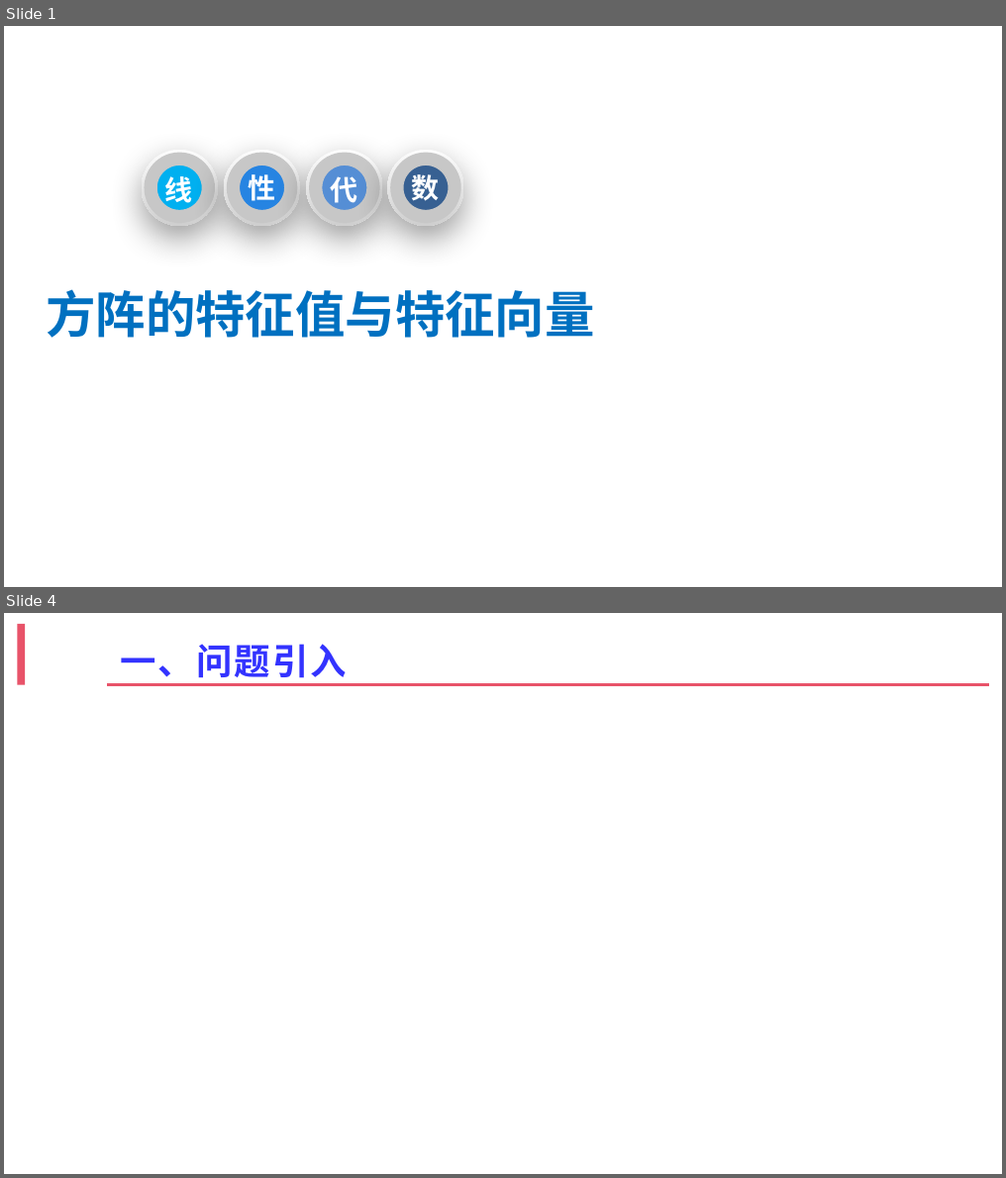
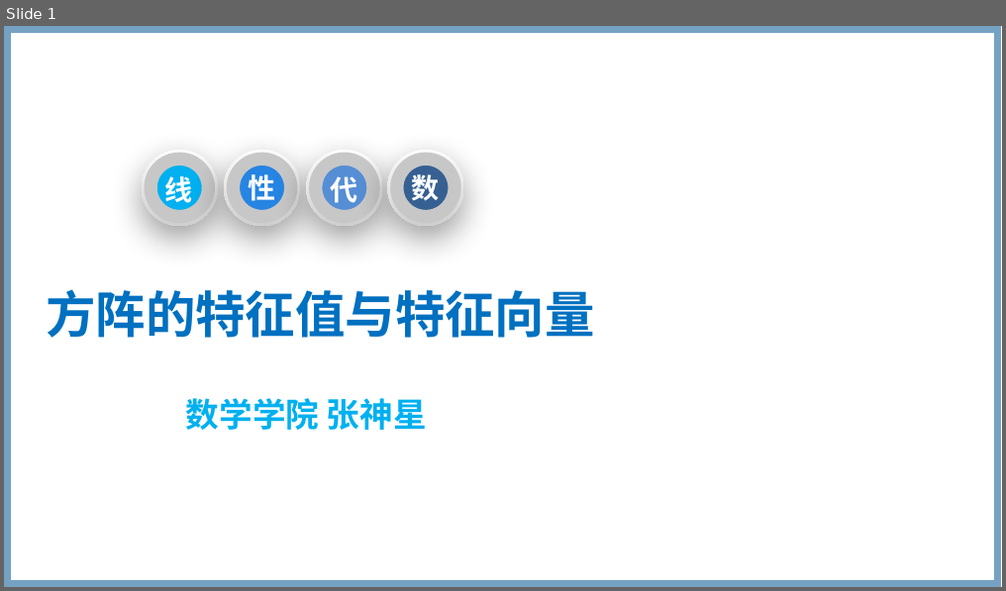
Before and after one commit to zhangshenxing/zhangshenxing.github.io, a slide deck: zsx.pptx. Shown one above the other, each under a label of ours: slides 1 and 4 before the commit, slide 1 after it; the slides between them are not shown. The pictures are 1006x1178 and 1006x591 pixels, drawn with LibreOffice and Linux fonts; fonts in the diff are those of the drawing; grey boxes stand for pictures; background and template pictures are left out. Boxes give left, top, right and bottom in pixels: in the first picture for what was removed or moved away, otherwise in the second. Text is boxed around its words. In the diff, an @@ line names an element or a change of style, - is before the commit and + after.

```diff
--- a/zsx.pptx
+++ b/zsx.pptx
@@ slide 4 removed at [4, 613, 1002, 1174], background picture (left out) @@
@@ rectangle removed at [17, 624, 25, 685] @@
@@ title removed at [120, 644, 347, 685] @@
-一、问题引入
@@ line removed from (107, 685) to (989, 685) @@
@@ slide 1 changed as well @@
@@ rectangle added at [8, 30, 998, 583], outline #75A2C3 5 pt @@
@@ text added at [186, 398, 427, 430], 24 pt, text #00B0F0, bold @@
+数学学院 张神星
```
Also in this commit, not shown: 10 other slides changed, 3 slides added, 3 other slides removed.
